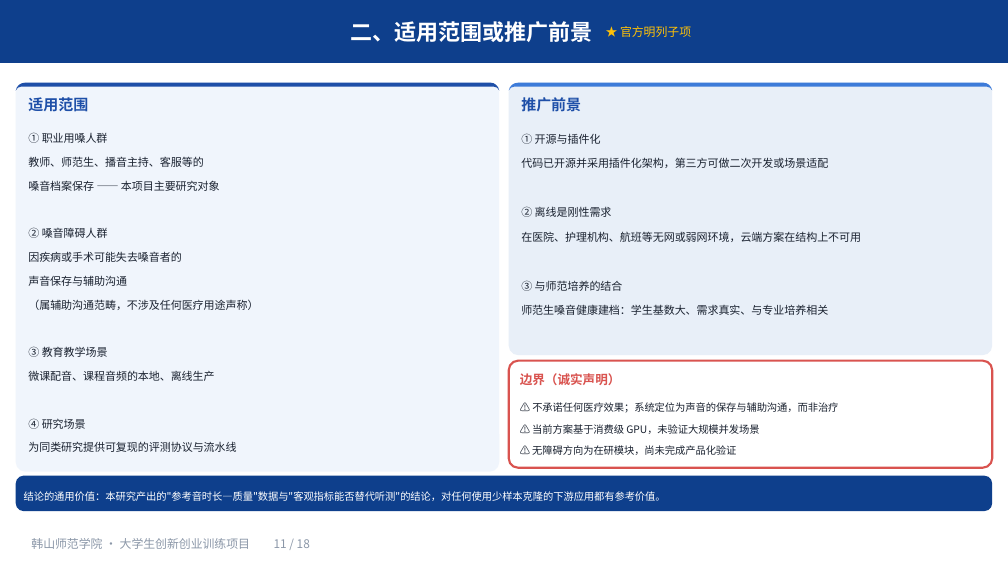
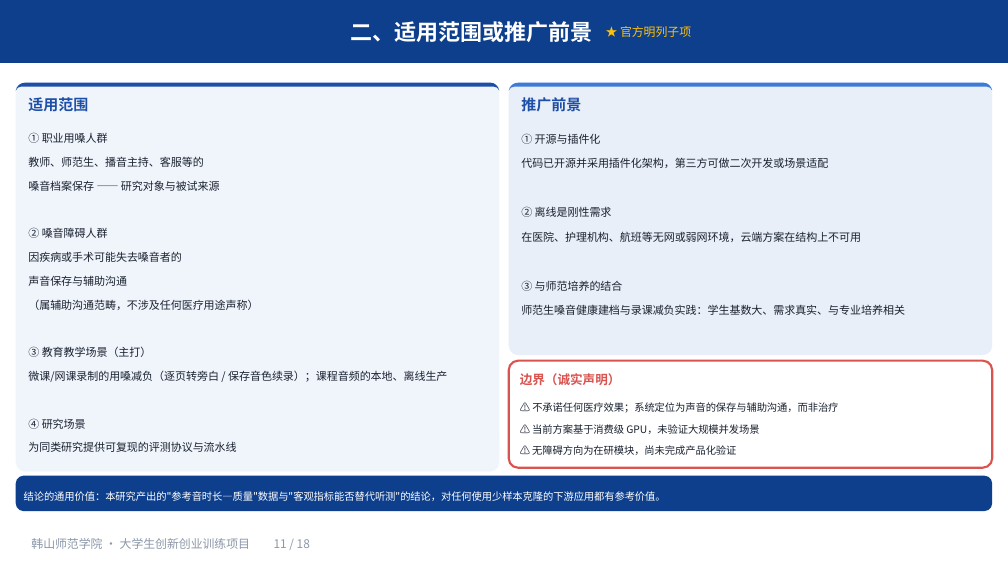
Before and after one commit to mouxu66/voice-morph, a slide deck: slide 11 of docs/大创申报-2026-10/大创申报PPT.pptx. Drawn at 1008x567 pixels with LibreOffice and Linux fonts; fonts in the diff are those of the drawing. Boxes give left, top, right and bottom in pixels: in the first picture for what was removed or moved away, otherwise in the second. Text is boxed around its words. In the diff, an @@ line names an element or a change of style, - is before the commit and + after.

```diff
--- a/docs/大创申报-2026-10/大创申报PPT.pptx
+++ b/docs/大创申报-2026-10/大创申报PPT.pptx
@@ text at (28,180,220,238): text changed @@
-嗓音档案保存 —— 本项目主要研究对象
-② 嗓音障碍人群
+嗓音档案保存 —— 研究对象与被试来源
+② 嗓音障碍人群
@@ text at (28,299,447,429): text changed @@
-（属辅助沟通范畴，不涉及任何医疗用途声称）
-③ 教育教学场景
-微课配音、课程音频的本地、离线生产
-④ 研究场景
+（属辅助沟通范畴，不涉及任何医疗用途声称）
+③ 教育教学场景（主打）
+微课/网课录制的用嗓减负（逐页转旁白 / 保存音色续录）；课程音频的本地、离线生产
+④ 研究场景
@@ text at (521,304,905,315): text changed @@
-师范生嗓音健康建档：学生基数大、需求真实、与专业培养相关
+师范生嗓音健康建档与录课减负实践：学生基数大、需求真实、与专业培养相关
```
Also in this commit, not shown: 6 other slides changed, 1 other file.
